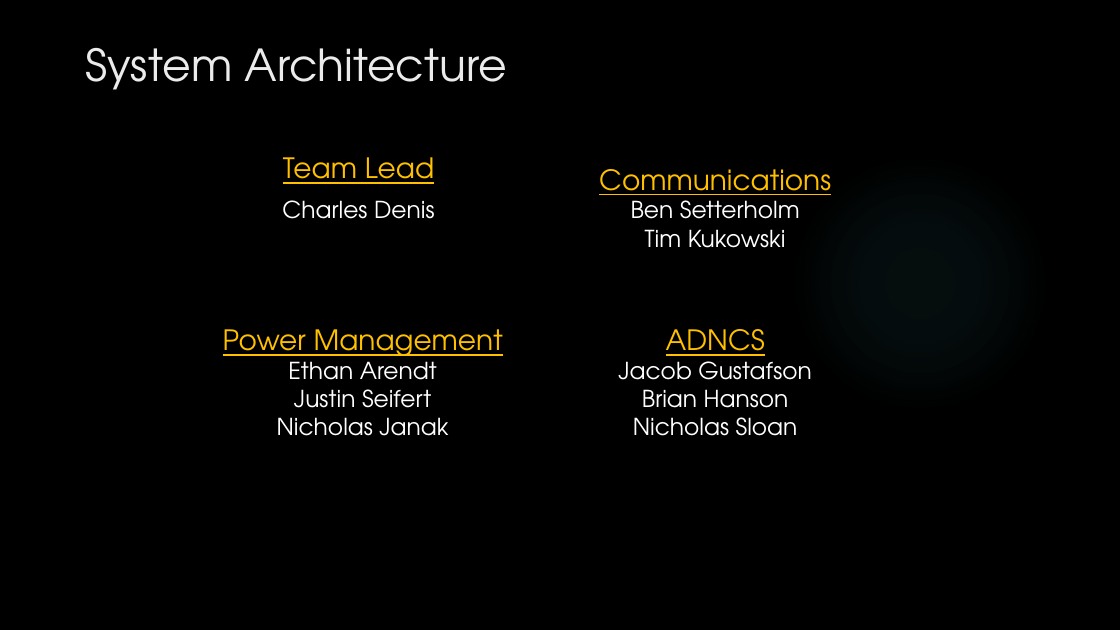
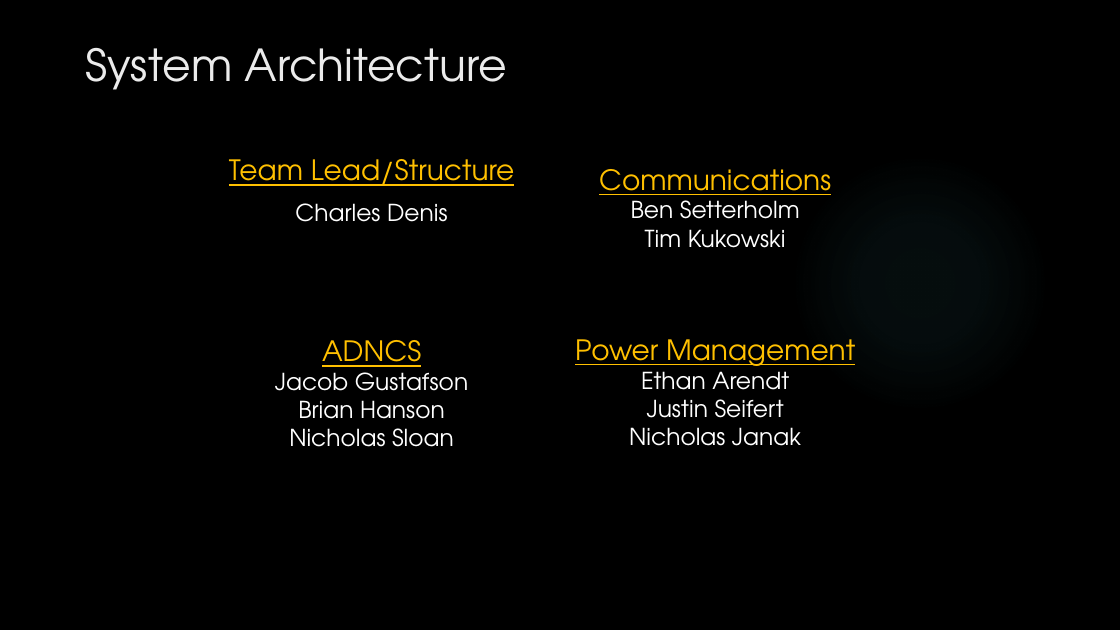
Before and after one commit to HASP-UMN/CubeSat, a slide deck: slide 2 of Presentations/PDR_Presentation.pptx. Drawn at 1120x630 pixels with LibreOffice and Linux fonts; fonts in the diff are those of the drawing; background and template pictures are left out. Boxes give left, top, right and bottom in pixels: in the first picture for what was removed or moved away, otherwise in the second. Text is boxed around its words. In the diff, an @@ line names an element or a change of style, - is before the commit and + after.

Commit message:
Updated PDR

```diff
--- a/Presentations/PDR_Presentation.pptx
+++ b/Presentations/PDR_Presentation.pptx
@@ text "Team Lead/Structure": place and size @@
-text "Team Lead/Structure" at bbox=[282, 157, 435, 219]
+text "Team Lead/Structure" at bbox=[229, 159, 515, 222]
@@ text at bbox=[229, 159, 515, 186]: text changed @@
-  Team Lead
+  Team Lead/Structure
@@ text "ADNCS": place and size @@
-text "ADNCS" at bbox=[618, 329, 811, 436]
+text "ADNCS" at bbox=[275, 340, 468, 447]
@@ text "Power Management": place and size @@
-text "Power Management" at bbox=[223, 329, 503, 436]
+text "Power Management" at bbox=[575, 339, 855, 446]
```
Also in this commit, not shown: 1 other slide changed.
